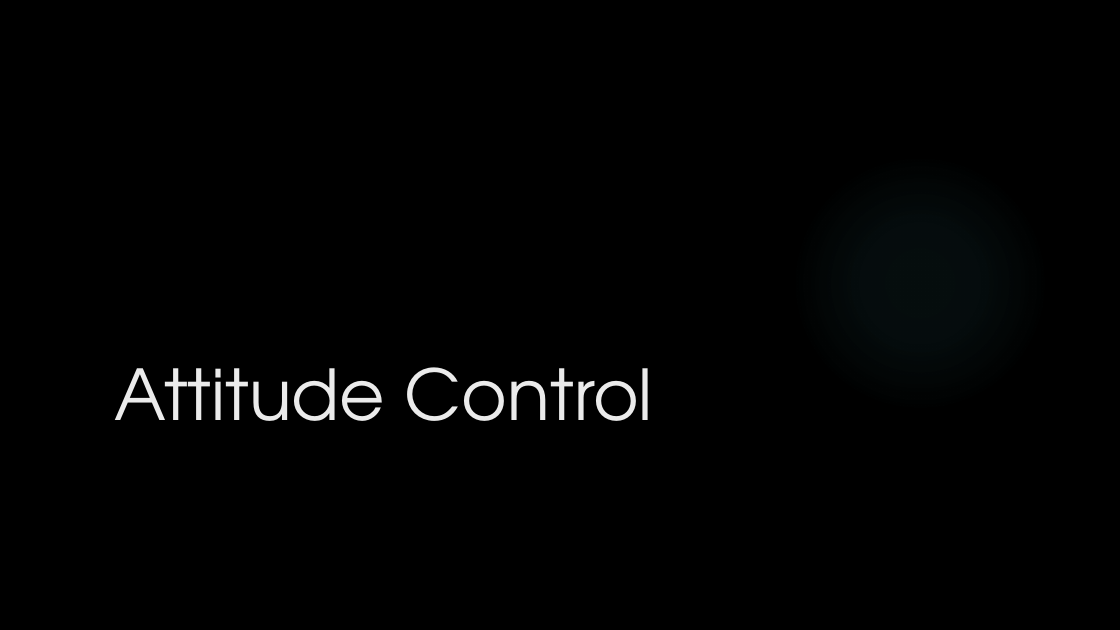
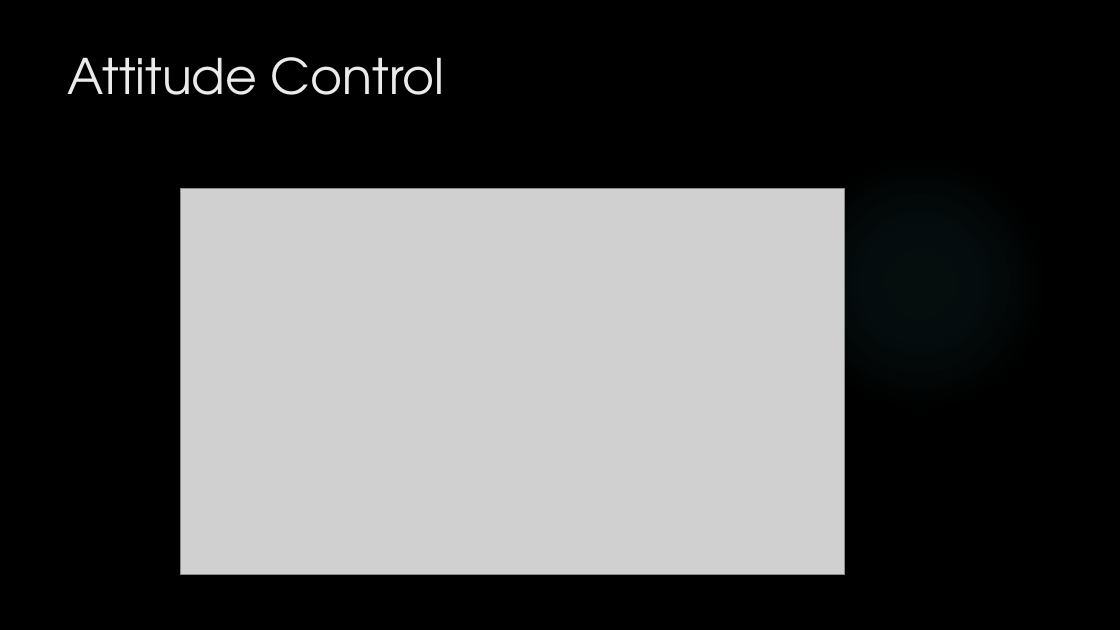
Before and after one commit to HASP-UMN/CubeSat, a slide deck: slide 16 of Presentations/PDR_Presentation.pptx. Drawn at 1120x630 pixels with LibreOffice and Linux fonts; fonts in the diff are those of the drawing; grey boxes stand for pictures; background and template pictures are left out. Boxes give left, top, right and bottom in pixels: in the first picture for what was removed or moved away, otherwise in the second. Text is boxed around its words. In the diff, an @@ line names an element or a change of style, - is before the commit and + after.

```diff
--- a/Presentations/PDR_Presentation.pptx
+++ b/Presentations/PDR_Presentation.pptx
@@ title "Attitude Control": place and size @@
-title "Attitude Control" at <box>114,367,653,421</box>
+title "Attitude Control" at <box>68,57,445,95</box>
@@ title "Attitude Control" at <box>68,57,445,95</box>: size 60 to 42 pt; vertical alignment bottom to top @@
@@ picture added at <box>181,188,844,574</box> @@
```
Also in this commit, not shown: 6 other slides changed, 1 slide added, 1 slide removed, 3 other files.
